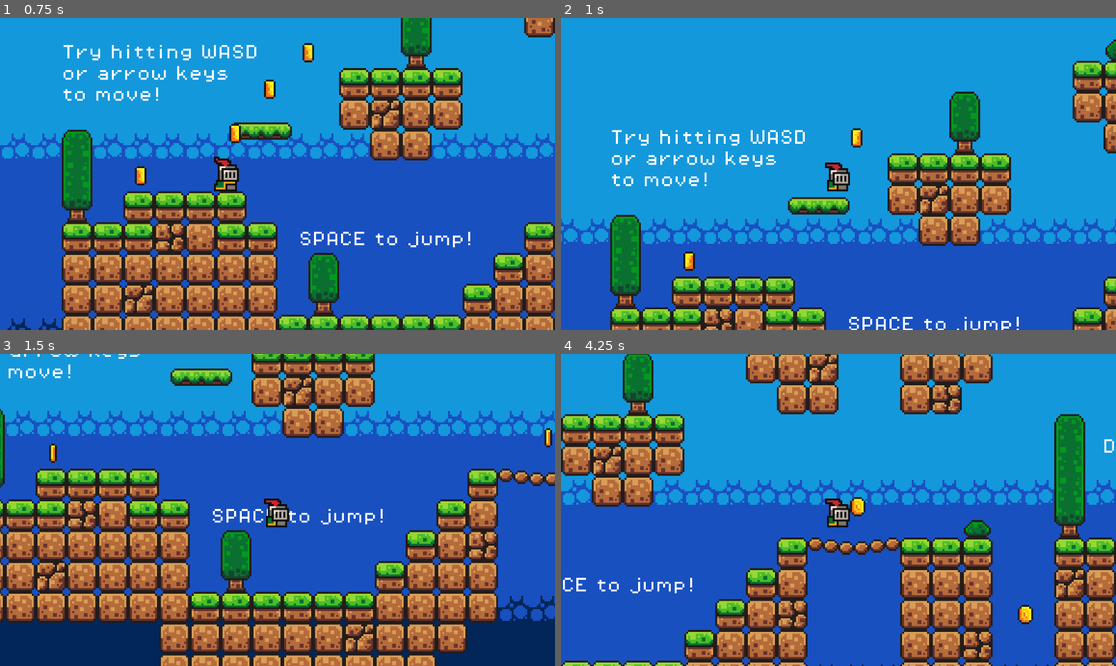
Above: before the commit, frames 1-4 (two rows, left to right).
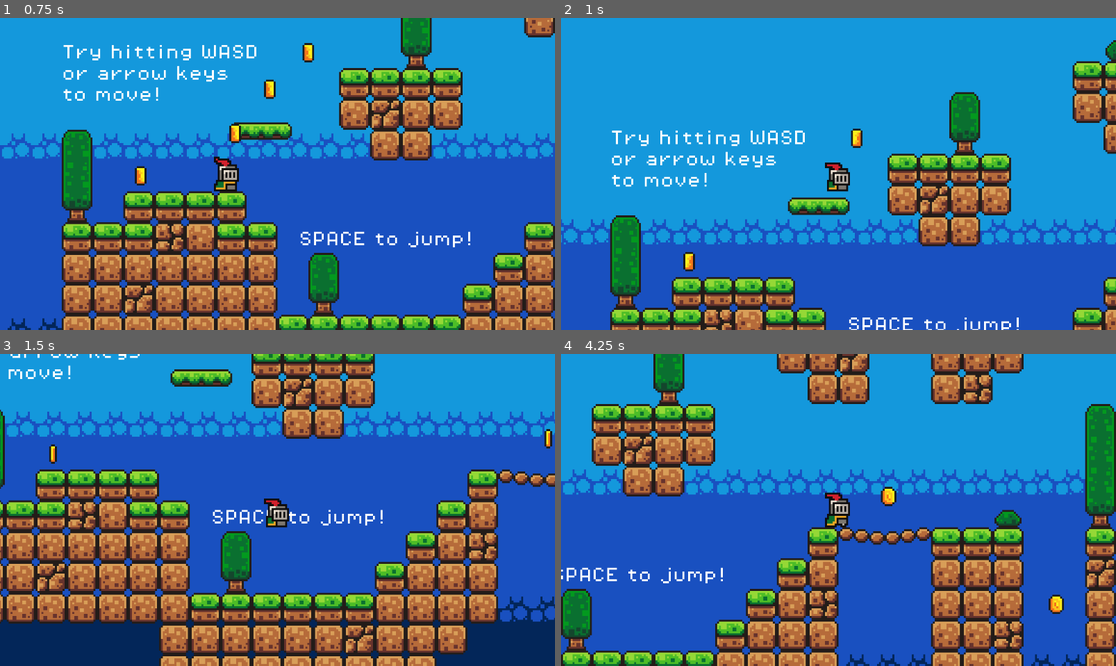
Above: after the commit, the same moments.

Repository: egorvania1/my-first-platformer
Game: Godot game, scene res://scenes/levels/level1.tscn
Same seed, same stepped clock (60 frames per second), same inputs: the game is played once before the commit and once after it.
Inputs:
- Up to frame 1 (0.75 s): hold D (move_right) from 0.53 s (still down)
- Up to frame 2 (1 s): keep holding D (move_right); tap Space (jump) at 0.77 s
- Up to frame 3 (1.5 s): keep holding D (move_right)
- Up to frame 4 (4.25 s): tap Space (jump) at 1.52, 3.02, 3.77 s; release D (move_right) at 2.03 s; hold A (move_left) 2.03-2.78 s; hold D (move_right) from 2.78 s (still down)

Frame 1 is identical in both runs. In frame 2, 3.8% of the frame differs, in the area x 0-100%, y 6-100%; in frame 3, 12%; in frame 4, 47%, in the area x 0-100%, y 0-100%.

Commit message:
Small changes
slime movement and platform hitbox

Diff:
--- a/scenes/platform.tscn
+++ b/scenes/platform.tscn
@@ -3,7 +3,7 @@
 [ext_resource type="Texture2D" uid="uid://b6f2qq7c4apsn" path="res://assets/sprites/platforms.png" id="1_x4msp"]
 
 [sub_resource type="RectangleShape2D" id="RectangleShape2D_i78jc"]
-size = Vector2(32, 8)
+size = Vector2(32, 9)
 
 [node name="Platform" type="AnimatableBody2D"]
 
--- a/scripts/slime.gd
+++ b/scripts/slime.gd
@@ -12,7 +12,8 @@
 		animated_sprite.flip_h = true
 
 func _physics_process(delta: float) -> void:
-	velocity += get_gravity() * delta
+	if not is_on_floor():
+		velocity += get_gravity() * delta
 
 	if ray_cast_right.is_colliding():
 		direction = -1
